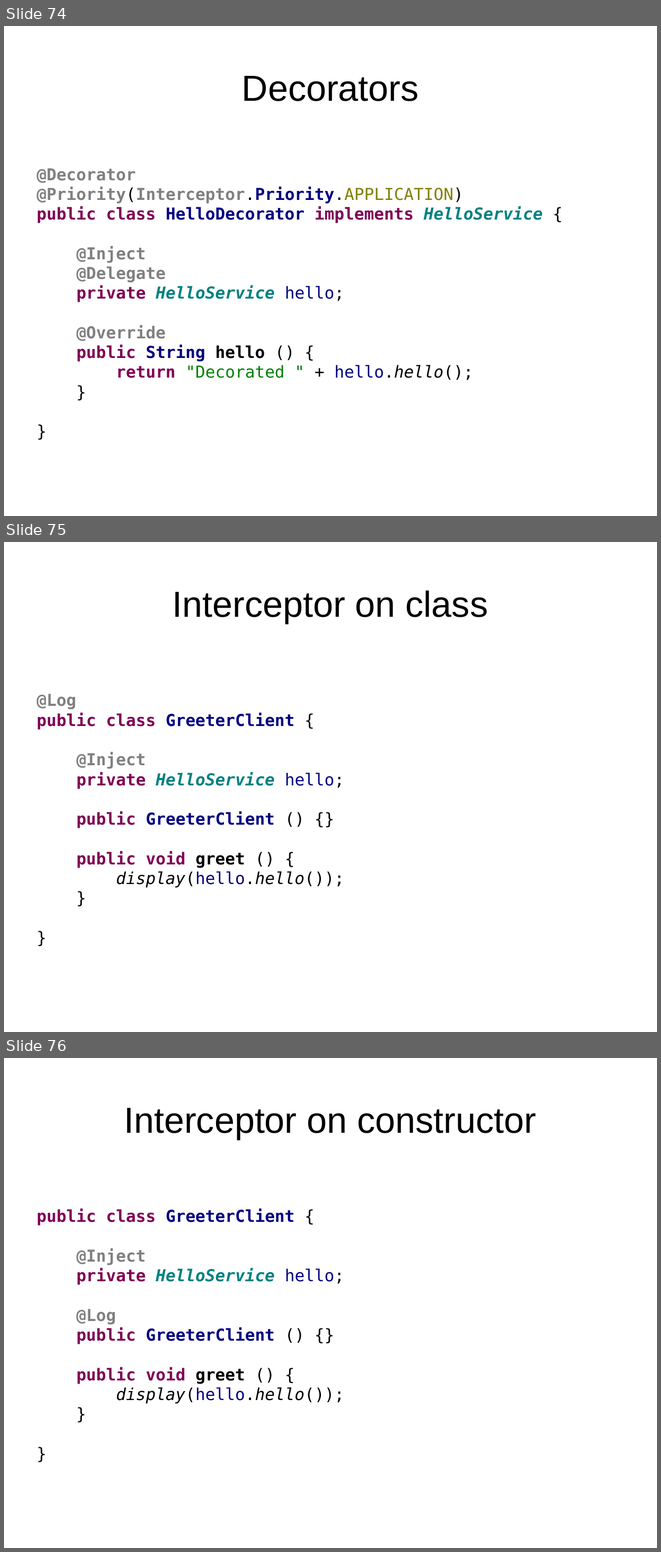
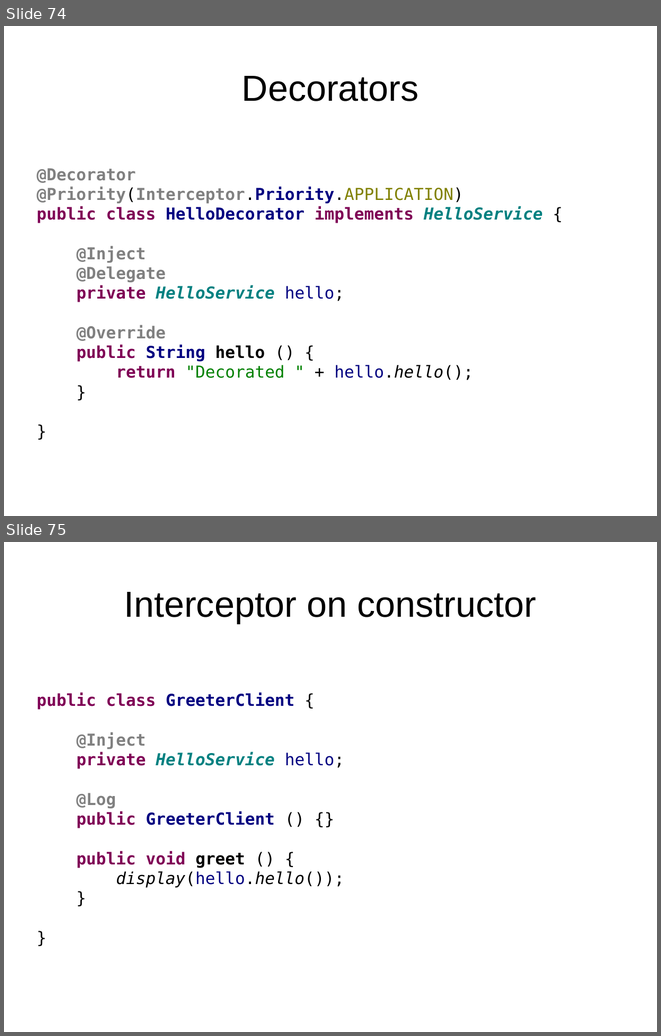
Before and after one commit to FrigoCoder/CDI, a slide deck: CDI.odp. Shown one above the other, each under a label of ours: slides 74, 75 and 76 before the commit, slides 74 and 75 after it. The pictures are 661x1552 and 661x1036 pixels, drawn with LibreOffice and Linux fonts; fonts in the diff are those of the drawing. Boxes give left, top, right and bottom in pixels: in the first picture for what was removed or moved away, otherwise in the second. Text is boxed around its words. In the diff, an @@ line names an element or a change of style, - is before the commit and + after.

```diff
--- a/CDI.odp
+++ b/CDI.odp
@@ slide 75 removed at [4, 542, 657, 1032], background #FFFFFF @@
@@ title removed at [173, 590, 488, 623] @@
-Interceptor on class
@@ text removed at [37, 694, 344, 888] @@
-@Log
-public class GreeterClient {
-@Inject
-private HelloService hello;
-public GreeterClient () {}
-public void greet () {
-display(hello.hello());
-}
-}
@@ what was slide 76 is now slide 75 @@
```
Also in this commit, not shown: 2 slides changed, 1 other slide removed, 2 other files.
